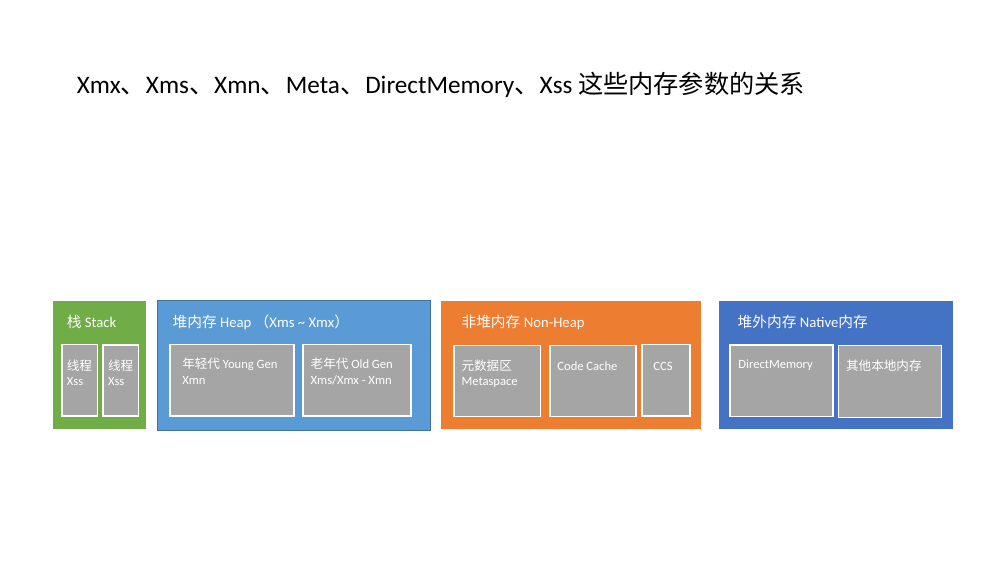
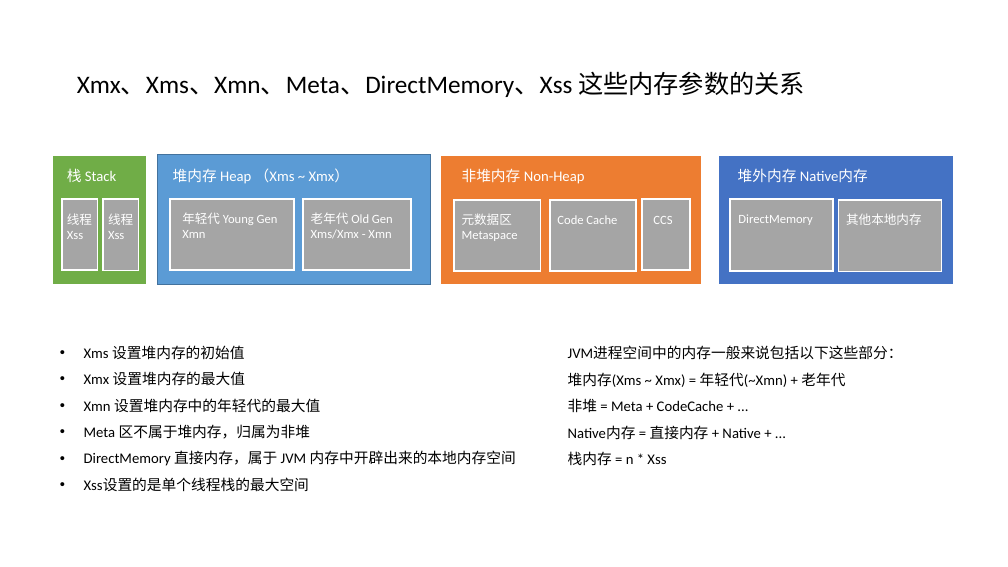
Before and after one commit to hjs0512/JavaCourseCodes, a slide deck: slide 1 of 01jvm/JMM参数.pptx. Drawn at 1008x567 pixels with LibreOffice and Linux fonts; fonts in the diff are those of the drawing. Boxes give left, top, right and bottom in pixels: in the first picture for what was removed or moved away, otherwise in the second. Text is boxed around its words. In the diff, an @@ line names an element or a change of style, - is before the commit and + after.

```diff
--- a/01jvm/JMM参数.pptx
+++ b/01jvm/JMM参数.pptx
@@ 13 texts, 13 rectangles: place and size @@
-13 texts, 13 rectangles at (53, 300, 955, 430)
+13 texts, 13 rectangles at (53, 155, 955, 285)
@@ text added at (84, 345, 516, 491), 14 pt, text #000000 @@
+• Xms 设置堆内存的初始值
+• Xmx 设置堆内存的最大值
+• Xmn 设置堆内存中的年轻代的最大值
+• Meta 区不属于堆内存，归属为非堆
+• DirectMemory 直接内存，属于 JVM 内存中开辟出来的本地内存空间
+• Xss设置的是单个线程栈的最大空间
@@ text added at (568, 346, 903, 466), 14 pt, text #000000 @@
+JVM进程空间中的内存一般来说包括以下这些部分：
+堆内存(Xms ~ Xmx) = 年轻代(~Xmn) + 老年代
+非堆 = Meta + CodeCache + ...
+Native内存 = 直接内存 + Native + ...
+栈内存 = n * Xss
```
